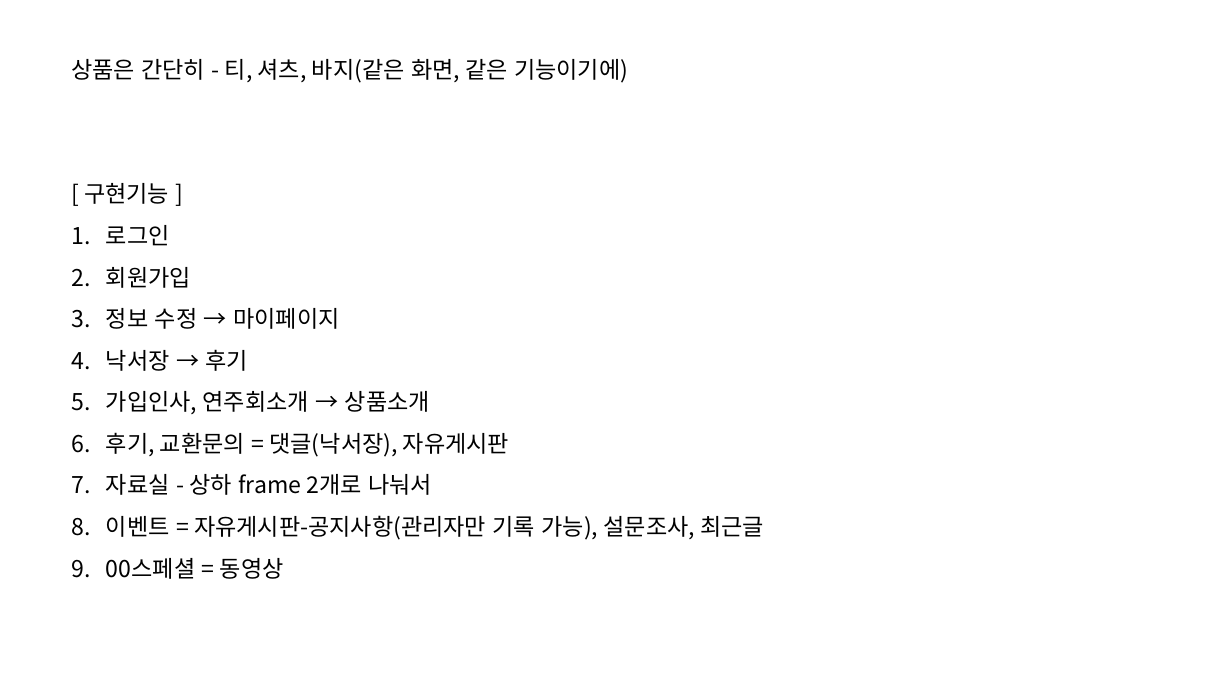
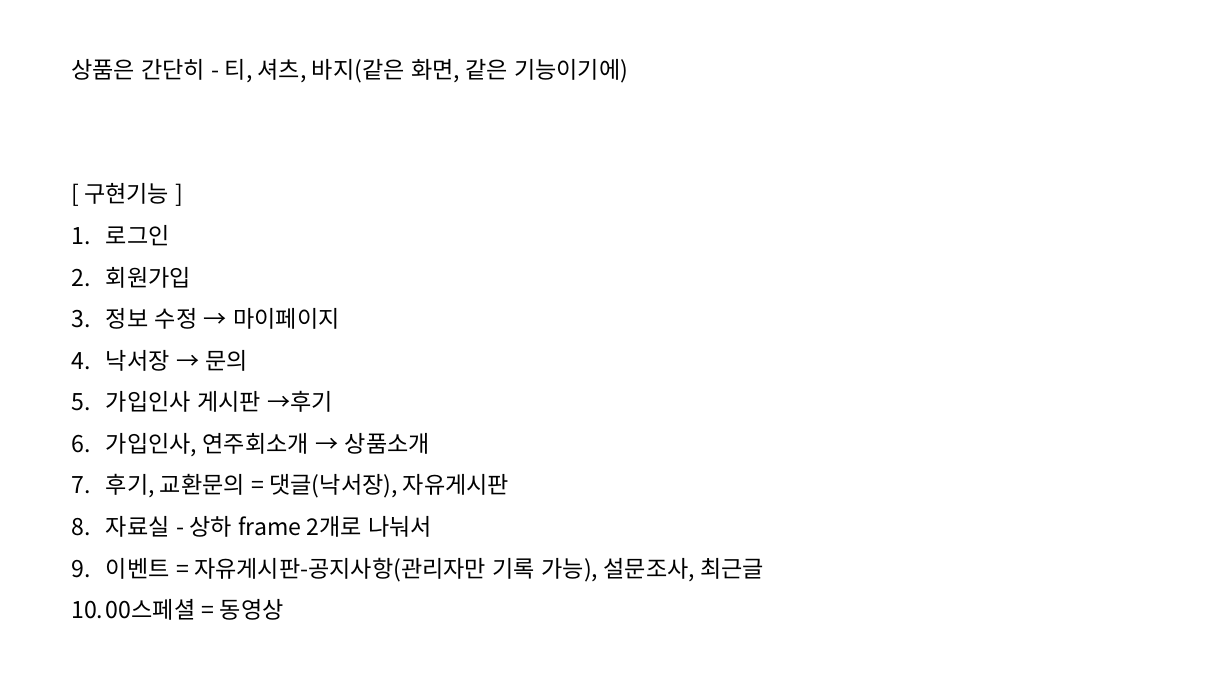
Before and after one commit to wanpyo90/Web_Term, a slide deck: slide 2 of 회의록/05_14_회의록.pptx. Drawn at 1232x693 pixels with LibreOffice and Linux fonts; fonts in the diff are those of the drawing. Boxes give left, top, right and bottom in pixels: in the first picture for what was removed or moved away, otherwise in the second. Text is boxed around its words. In the diff, an @@ line names an element or a change of style, - is before the commit and + after.

Commit message:
05_18
회원가입, 로그인, 마이페이지, 후기, 문의게시판 - 완료

```diff
--- a/회의록/05_14_회의록.pptx
+++ b/회의록/05_14_회의록.pptx
@@ text at bbox=[106, 350, 334, 412]: text changed @@
-4. 낙서장 → 후기
+4. 낙서장 → 문의
+5. 가입인사 게시판 →후기
```
Also in this commit, not shown: 30 other files.
